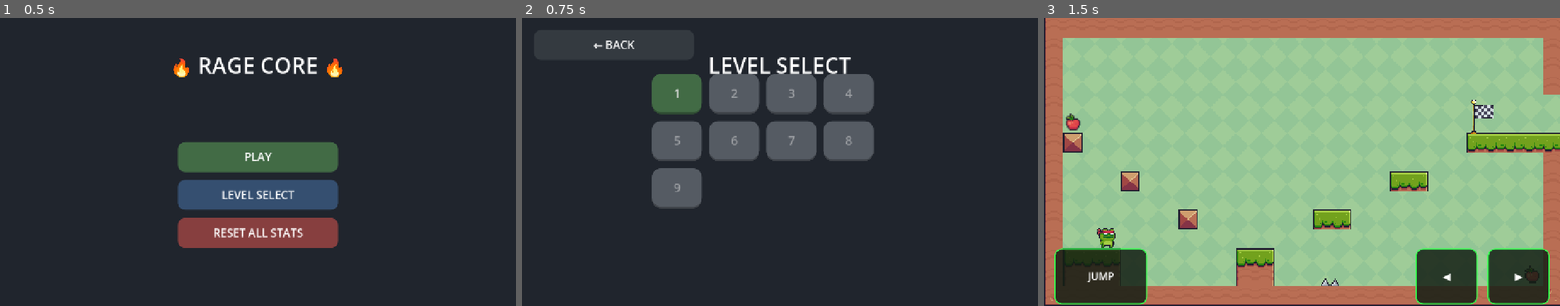
Above: before the commit, frames 1-3 (left to right).
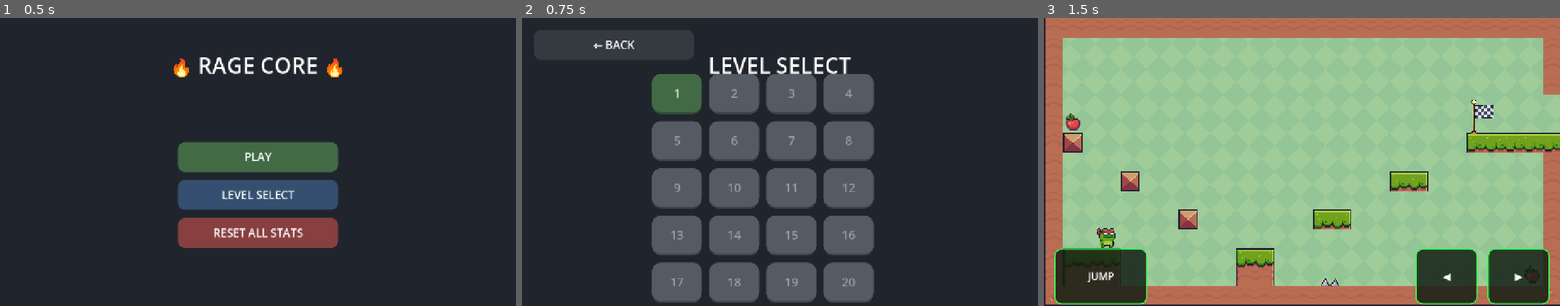
Above: after the commit, the same moments.

Repository: jakefnrr/RageCore
Game: Godot game, scene res://scenes/main_menu.tscn
Same seed, same stepped clock (60 frames per second), same inputs: the game is played once before the commit and once after it. Sound files missing from this copy of the repository are replaced by a short silence.
Inputs:
- Up to frame 1 (0.5 s): no input
- Up to frame 2 (0.75 s): click "LEVEL SELECT" at 0.5 s
- Up to frame 3 (1.5 s): click "1" at 1.25 s

Frame 1 is identical in both runs. In frame 2, 14% of the frame differs, in the area x 25-69%, y 52-99%; in frame 3, nothing differs.

Commit message:
update

Diff:
--- a/scripts/main_menu.gd
+++ b/scripts/main_menu.gd
@@ -17,7 +17,18 @@
 	"res://scenes/level6.tscn",
 	"res://scenes/level7.tscn",
 	"res://scenes/level8.tscn",
-	"res://scenes/level9.tscn"
+	"res://scenes/level9.tscn",
+	"res://scenes/level10.tscn",
+	"res://scenes/level11.tscn",
+	"res://scenes/level12.tscn",
+	"res://scenes/level13.tscn",
+	"res://scenes/level14.tscn",
+	"res://scenes/level15.tscn",
+	"res://scenes/level16.tscn",
+	"res://scenes/level17.tscn",
+	"res://scenes/level18.tscn",
+	"res://scenes/level19.tscn",
+	"res://scenes/level20.tscn"
 ]
 
 var grid: GridContainer
@@ -148,7 +159,7 @@
 	for child in grid.get_children():
 		child.queue_free()
 
-	for i in range(LEVEL_PATHS.size()):
+	for i in range(20):
 		var level_number = i + 1
 		var button := Button.new()
 
@@ -187,7 +198,7 @@
 
 
 func _on_play_pressed() -> void:
-	var level_number = clamp(ProgressManager.highest_unlocked_level, 1, LEVEL_PATHS.size())
+	var level_number = clamp(ProgressManager.highest_unlocked_level, 1, 20)
 	load_level(level_number)
 
 
Not shown, changed: index.pck
